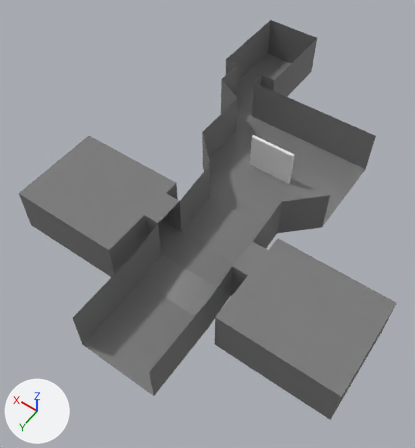
One commit to the glTF model env/gallery.glb: the scene before it, then after it.
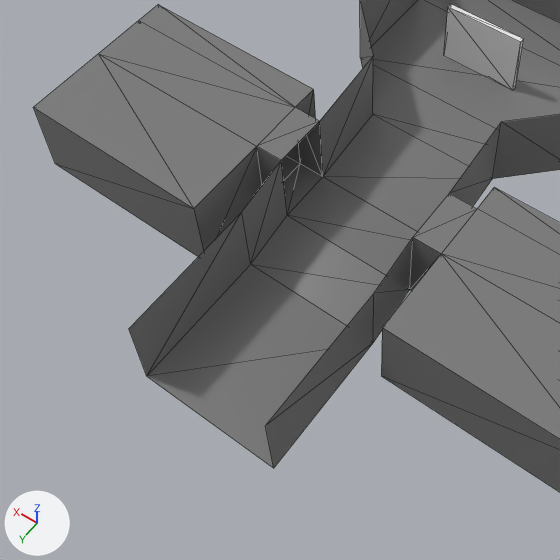
Old and new are each drawn whole from a 50 mm lens placed at (-16.8, 27.6, 27.9), pointed at (-4.2, 9.9, 0.1) and again close up on the part from 0% to 76% of the width and 30% to 100% of the height. The axes (+X, +Y, +Z) are drawn at lower left. The lights are the same throughout. The close-ups show mesh edges as thin lines. Vertices at the same position are counted once.

The first close-up shows 'display_small-col', 'floor-col'.
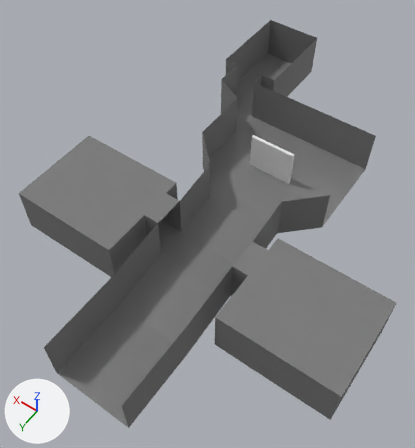
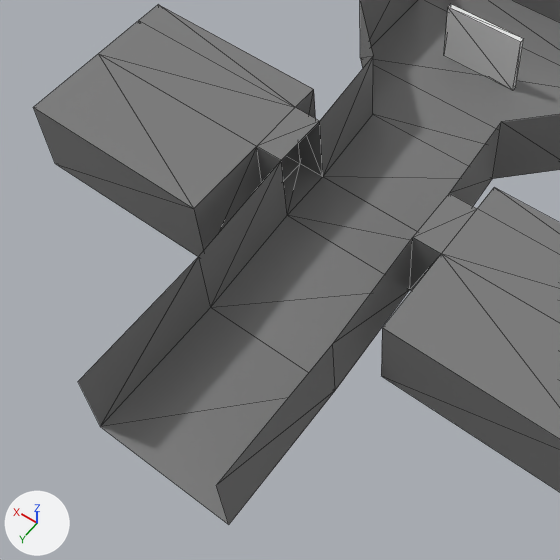
The change, as a list of edits to the scene's bpy script:
```text
Change me_floor_col:
    where me_floor_col.from_pydata(...)  # 83 vertices, 134 faces; spans x -16.0..5.0, y -7.0..20.0, z -1.0..3.0
    used by ob_floor_col; location = (0.0, 0.0, 0.0)
    before: 35 (-3.0, 15.0, -1.0) at pixel (250, 264), 36 (-8.0, 15.0, -1.0) at pixel (373, 342), 37 (-3.0, 20.0, -1.0) at pixel (146, 376), 38 (-8.0, 20.0, -1.0) at pixel (273, 468), 43 (-3.0, 15.0, 2.0) at pixel (241, 211)
    before: 44 (-8.0, 15.0, 2.0) at pixel (373, 293), 45 (-3.0, 20.0, 2.0) at pixel (128, 328), 46 (-8.0, 20.0, 2.0) at pixel (265, 425)
    me_floor_col part 1
    add for i in [*range(35, 39), *range(43, 47)]: me_floor_col.vertices[i].co += Vector((0.0, 2.0, 0.0))
```

Boxes (x1, y1, x2, y2) around the edits, measured in the close-ups (560 x 560 px; the box of a moved part takes in the faces that stretch with it):
'floor-col', reshaped
    before: (33, 0, 560, 492)
    after: (33, 0, 560, 525)
part 1 of me_floor_col, moved or reshaped
    before: (129, 161, 413, 468)
    after: (78, 161, 413, 525)
